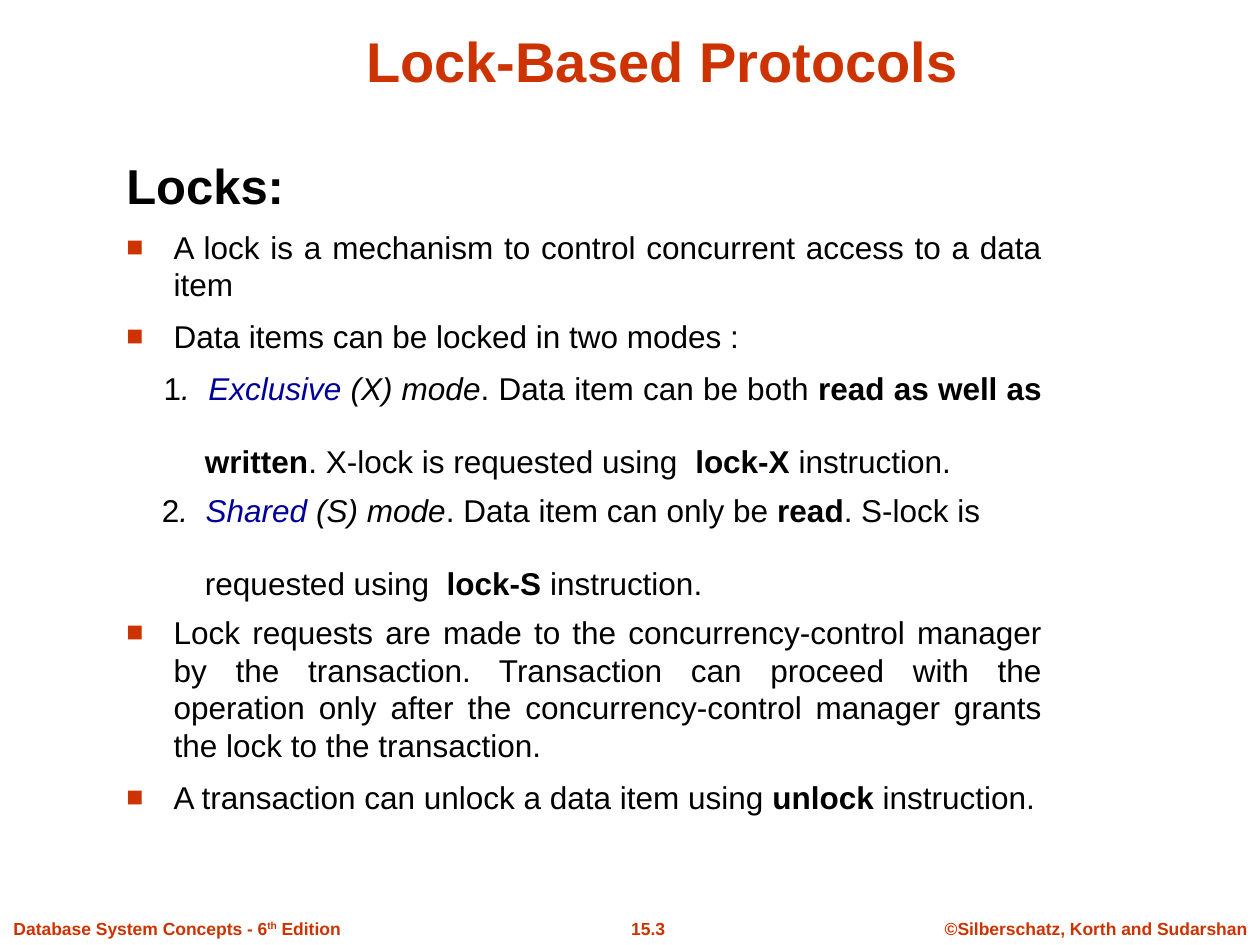
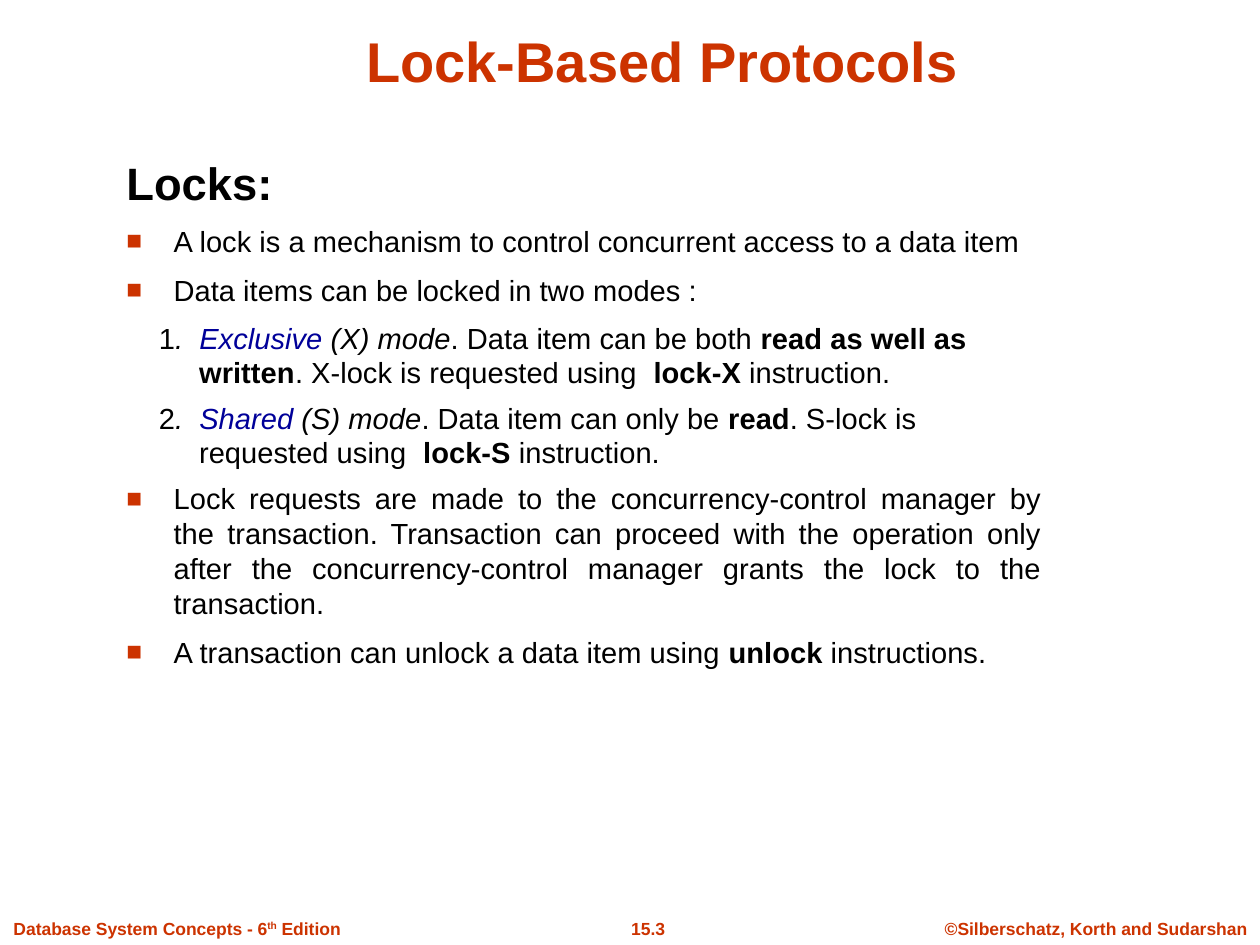
Before and after one commit to DanduSaiSreeja/sai, a slide deck: slide 3 of DBMS UNIT - V.ppt. Drawn at 1260x945 pixels with LibreOffice and Linux fonts; fonts in the diff are those of the drawing; background and template pictures are left out. Boxes give left, top, right and bottom in pixels: in the first picture for what was removed or moved away, otherwise in the second. Text is boxed around its words. In the diff, an @@ line names an element or a change of style, - is before the commit and + after.

```diff
--- a/DBMS UNIT - V.ppt
+++ b/DBMS UNIT - V.ppt
@@ text at [126,167,1041,615]: size 28 to 25.9 pt in "Locks:"; size 18 to 16.6 pt in "A lock is a mechanism to control ...", "Data items can be locked in two ...", "1. Exclusive (X) mode. Data item can ...", "written. X-lock is requested using lock-X instruction." and 3 more places @@
@@ text at [174,642,986,668]: text changed; size 18 to 16.6 pt @@
-■ A transaction can unlock a data item using unlock instruction.
+■ A transaction can unlock a data item using unlock instructions.
```
Also in this commit, not shown: 2 other files.
